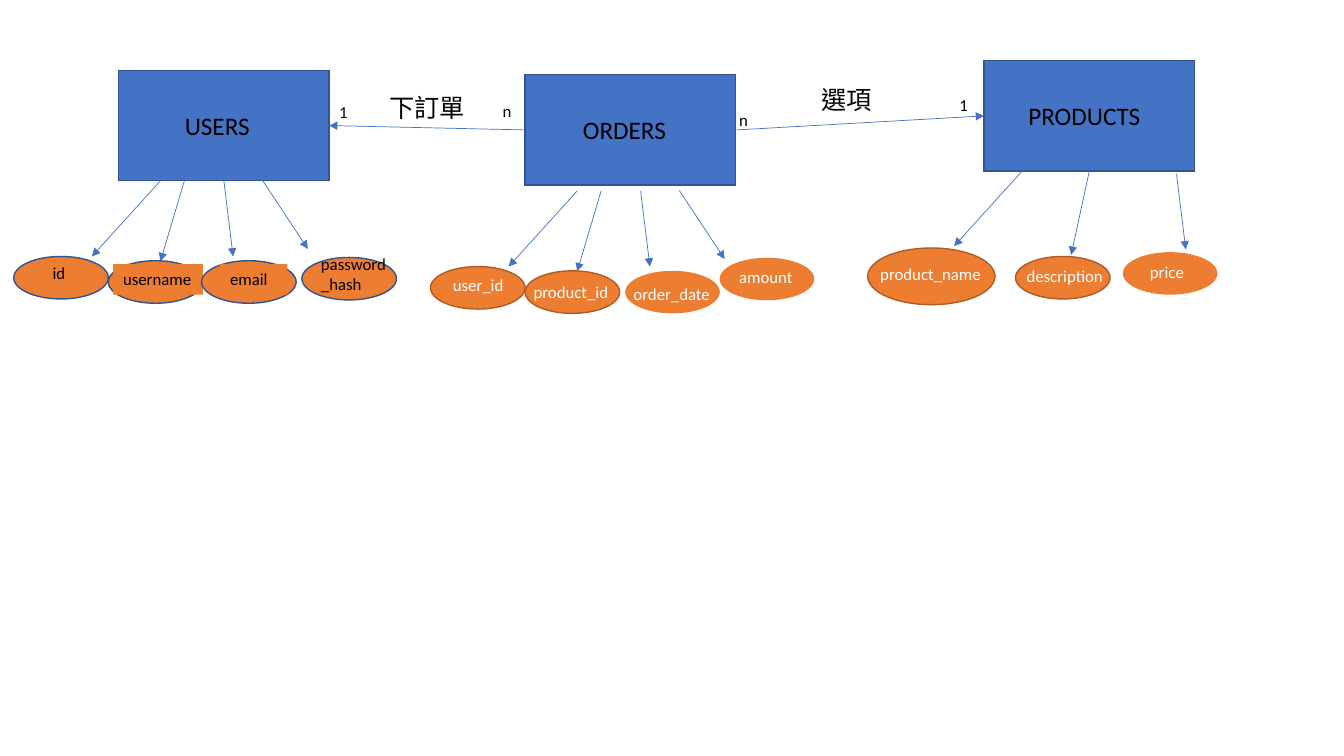
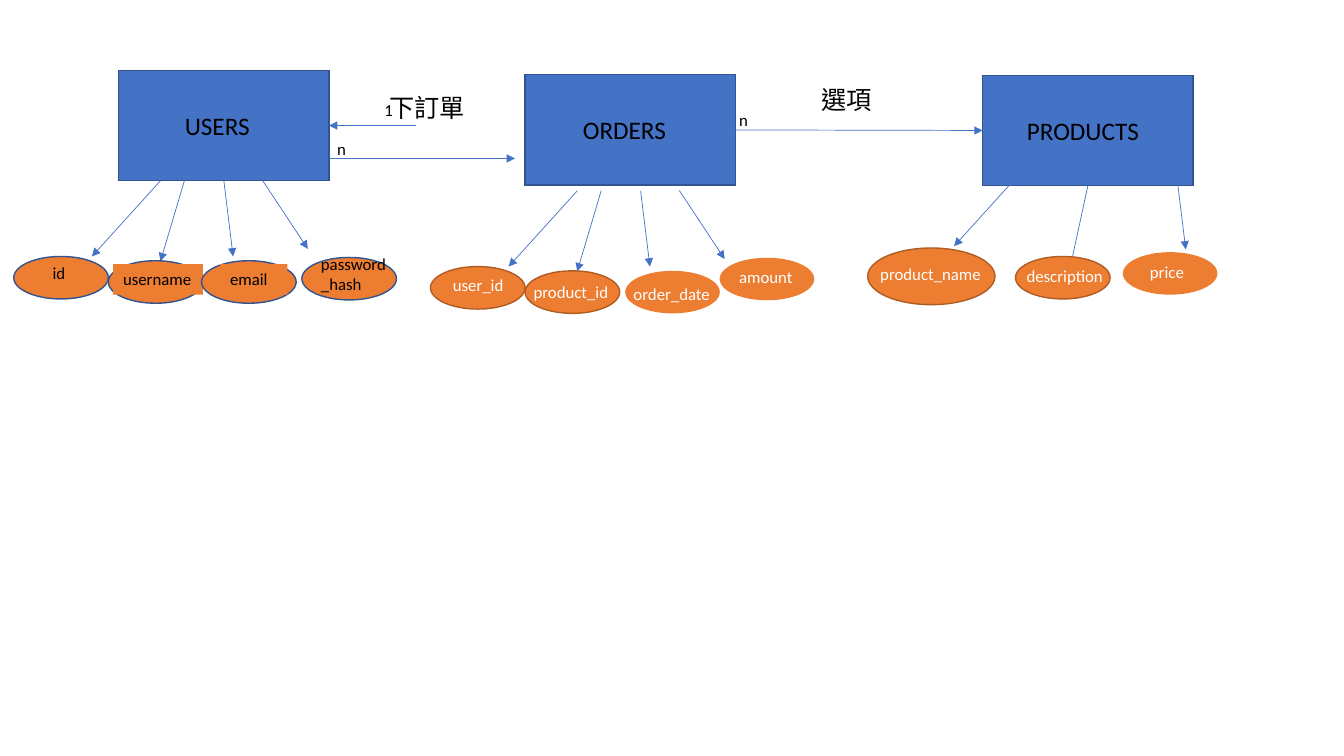
Before and after one commit to nrps9909/113-DB, a slide deck: slide 1 of HW2/ER_MODEL.pptx. Drawn at 1344x756 pixels with LibreOffice and Linux fonts; fonts in the diff are those of the drawing. Boxes give left, top, right and bottom in pixels: in the first picture for what was removed or moved away, otherwise in the second. Text is boxed around its words. In the diff, an @@ line names an element or a change of style, - is before the commit and + after.

```diff
--- a/HW2/ER_MODEL.pptx
+++ b/HW2/ER_MODEL.pptx
@@ 1 text, 1 arrow, 1 rectangle: place and size @@
-1 text, 1 arrow, 1 rectangle at [984, 60, 1195, 255]
+1 text, 1 arrow, 1 rectangle at [983, 76, 1194, 269]
@@ text "1": place and size @@
-text "1" at [339, 107, 347, 118]
+text "1" at [384, 105, 392, 116]
@@ text removed at [959, 100, 967, 111] @@
-1
@@ text "n" rewrapped from [503, 109, 512, 117] to [337, 147, 346, 159] @@
@@ arrow moved from (525, 130) - (330, 126) to (415, 126) - (330, 126) @@
@@ arrow moved from (737, 130) - (984, 116) to (736, 130) - (983, 130) @@
@@ arrow added from (330, 158) to (515, 158), #4472C4 0.5 pt @@
```
